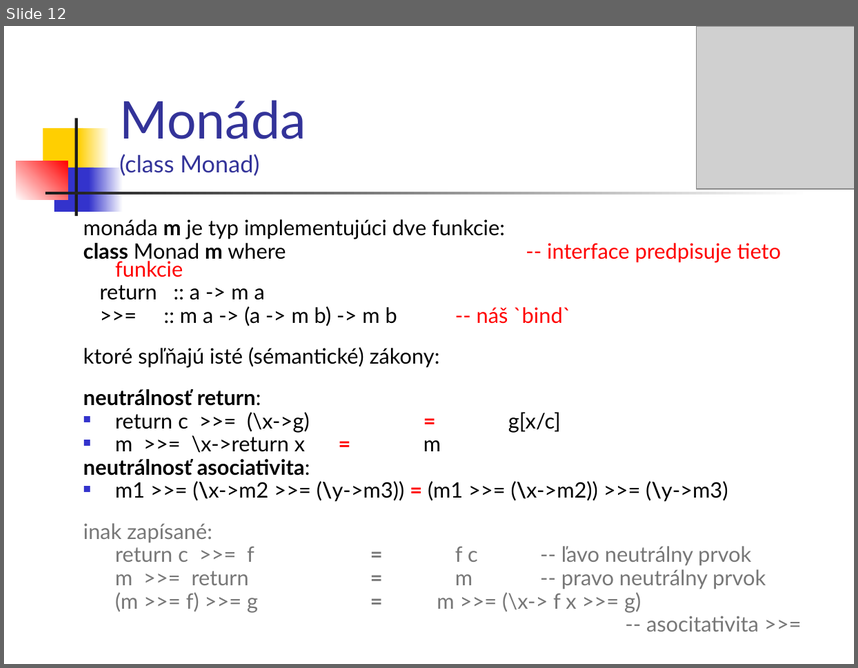
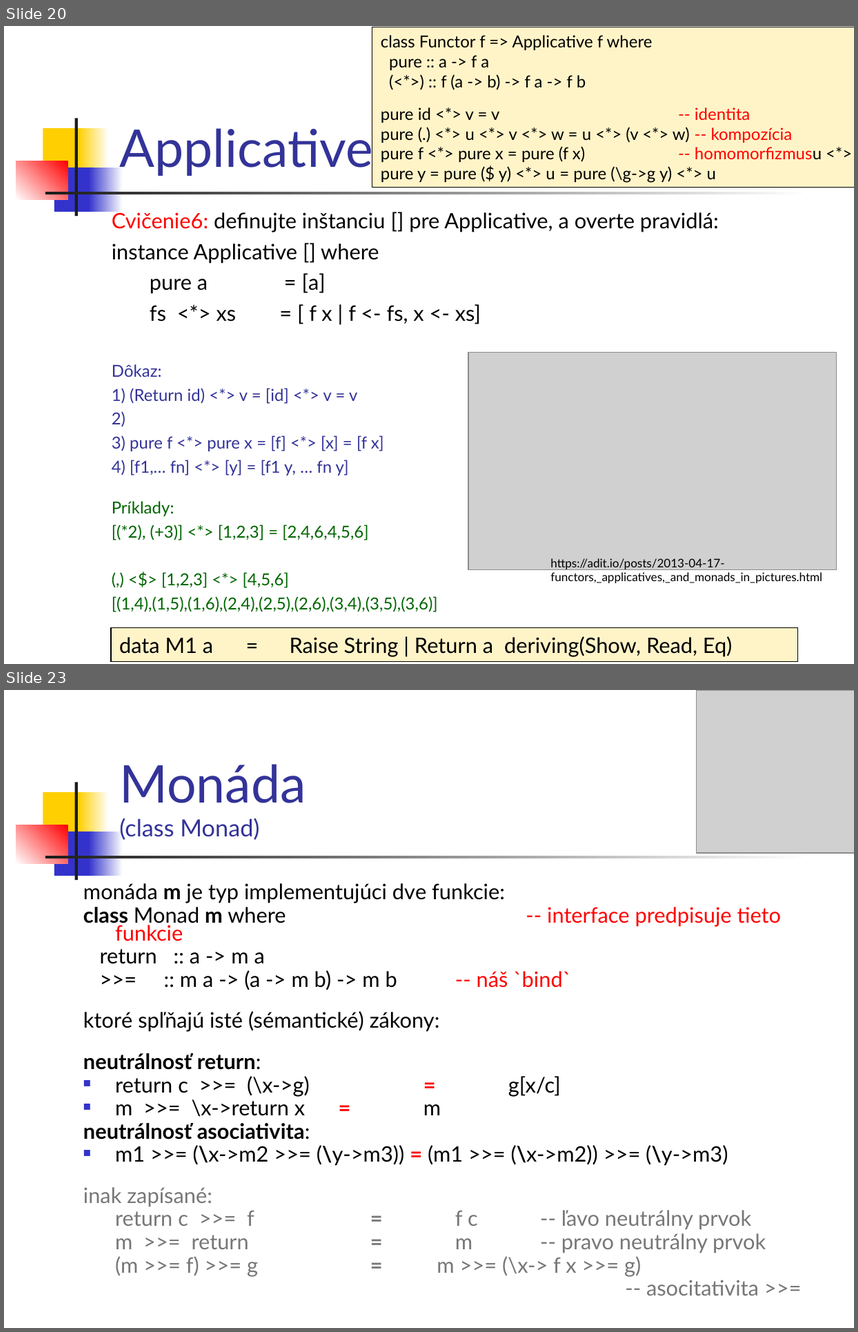
Before and after one commit to Funkcionalne/Prednasky, a slide deck: 11/11_fpro.ppt. Shown one above the other, each under a label of ours: slide 12 before the commit, slides 20 and 23 after it; the slides between them are not shown. The pictures are 858x668 and 858x1332 pixels, drawn with LibreOffice and Linux fonts; fonts in the diff are those of the drawing; grey boxes stand for pictures. Boxes give left, top, right and bottom in pixels: in the first picture for what was removed or moved away, otherwise in the second. Text is boxed around its words. In the diff, an @@ line names an element or a change of style, - is before the commit and + after.

```diff
--- a/11/11_fpro.ppt
+++ b/11/11_fpro.ppt
@@ slide 20 added at (4, 26, 854, 664), background #FFFFFF; not listed: 7 template elements that a slide beside it also shows @@
@@ rectangle added at (372, 27, 854, 187), fill #FFF4C8, outline #000000 0.74 pt, 14 pt, text #000000 @@
+class Functor f => Applicative f where
+pure :: a -> f a
+(<*>) :: f (a -> b) -> f a -> f b
+pure id <*> v = v -- identita
+pure (.) <*> u <*> v <*> w = u <*> (v <*> w) -- kompozícia
+pure f <*> pure x = pure (f x) -- homomorfizmusu <*> pure y = pure ($ y) <*> u = pure (\g->g y) <*> u
@@ title added at (119, 122, 373, 176), 44 pt, text #333399 @@
+Applicative
@@ text added at (112, 210, 719, 612), 14 pt, text #006600 @@
+Cvičenie6: definujte inštanciu [] pre Applicative, a overte pravidlá:
+instance Applicative [] where
+pure a = [a]
+fs <*> xs = [ f x | f <- fs, x <- xs]
+Dôkaz:
+1) (Return id) <*> v = [id] <*> v = v
+2)
+3) pure f <*> pure x = [f] <*> [x] = [f x]
+4) [f1,… fn] <*> [y] = [f1 y, … fn y]
+Príklady:
+[(*2), (+3)] <*> [1,2,3] = [2,4,6,4,5,6]
+(,) <$> [1,2,3] <*> [4,5,6]
+[(1,4),(1,5),(1,6),(2,4),(2,5),(2,6),(3,4),(3,5),(3,6)]
@@ picture added at (468, 352, 836, 569) @@
@@ text added at (550, 558, 822, 583), 10 pt, text #000000 @@
+https://adit.io/posts/2013-04-17-functors,_applicatives,_and_monads_in_pictures.html
@@ rectangle added at (111, 627, 798, 661), fill #FFF4C8, outline #000000 0.74 pt, 18 pt, text #000000 @@
+data M1 a = Raise String | Return a deriving(Show, Read, Eq)
@@ what was slide 12 is now slide 23 @@
```
Also in this commit, not shown: 10 slides changed, 15 other slides added, 6 other files.
